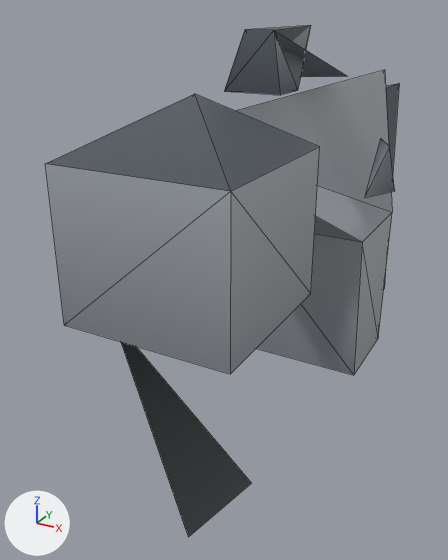
Before and after pictures for a commit that changed the glTF model client/public/assets/kenney-blaster/blaster-k.lod.glb.
Rendered twice from a camera (50 mm lens) standing at (0.182, -0.427, 0.171) and looking at (-0.036, -0.03, -0.028). The lights are fixed; the arrows at lower left show +X, +Y and +Z. The picture after the commit comes second. Mesh edges are drawn as thin lines. Where no turn or scale is listed for an object, it has been applied to the vertices. Vertices at exactly the same position are counted once.

Names of what the first picture shows: 'blaster-k'.
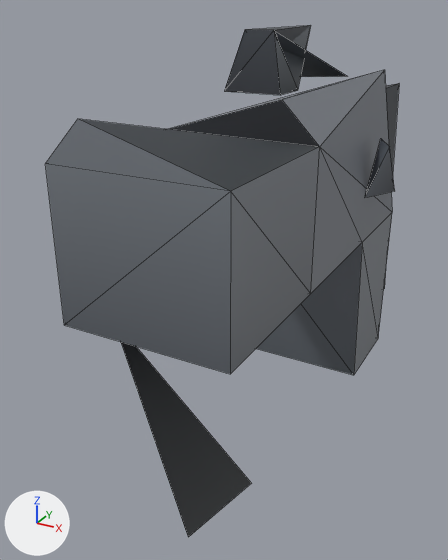
Pixel boxes [x1, y1, x2, y2] of what changed, in the pictures (448 x 560 px):
part 1 of me_blaster_k, built on: before [46, 70, 392, 242]; after [46, 70, 392, 293]
part 2 of me_blaster_k, recoloured (grey to dark grey): [45, 25, 399, 375] in both

Edits to the bpy script that builds the scene:
```text
Change me_blaster_k:
    used by ob_blaster_k; location = (0.0075, 0.0139, 0.0128)
    verts and faces of me_blaster_k; kept vertices keep their numbers, new ones are numbered from 41
    before: 0 (0.022, 0.126, 0.108) at pixel (384, 69), 3 (0.047, 0.016, -0.012) at pixel (362, 242), 4 (-0.063, -0.094, 0.083), 5 (-0.063, 0.016, -0.012), 6 (0.047, 0.106, -0.012) at pixel (392, 212)
    before: 10 (0.047, -0.204, 0.083) at pixel (230, 191), 13 (-0.063, -0.204, 0.083) at pixel (45, 163), 14 (0.047, -0.094, -0.012) at pixel (310, 293), 15 (0.047, -0.094, 0.083) at pixel (319, 146), 23 (-0.037, -0.094, 0.108) at pixel (194, 93)
    remove me_blaster_k.from_pydata(...)  # 41 vertices, 57 faces; spans x -0.063..0.063, y -0.216..0.216, z -0.145..0.145
    add me_blaster_k.from_pydata(...)  # 42 vertices, 61 faces; spans x -0.063..0.063, y -0.216..0.216, z -0.145..0.145
    me_blaster_k part 1
    add delete_vertices([23])  # with the faces that use them
    add delete_faces([(3, 4, 5), (3, 6, 4), (0, 4, 6)])
    add verts[41] = (0.022, -0.094, 0.108)  # pixel (282, 99)
    add verts[42] = (-0.037, -0.204, 0.108)  # pixel (77, 118)
    add faces += [(3, 14, 5), (3, 15, 14), (3, 6, 15), (0, 15, 6), (0, 4, 41), (0, 41, 15)]
    add faces += [(4, 5, 14), (10, 42, 13), (10, 15, 42), (13, 42, 15)]
    me_blaster_k part 2: 51 kept faces spanning x -0.063..0.063, y -0.216..0.216, z -0.145..0.145 get new vertex colours; the middle colour goes from grey #878d94 to dark grey #5f656c
```
